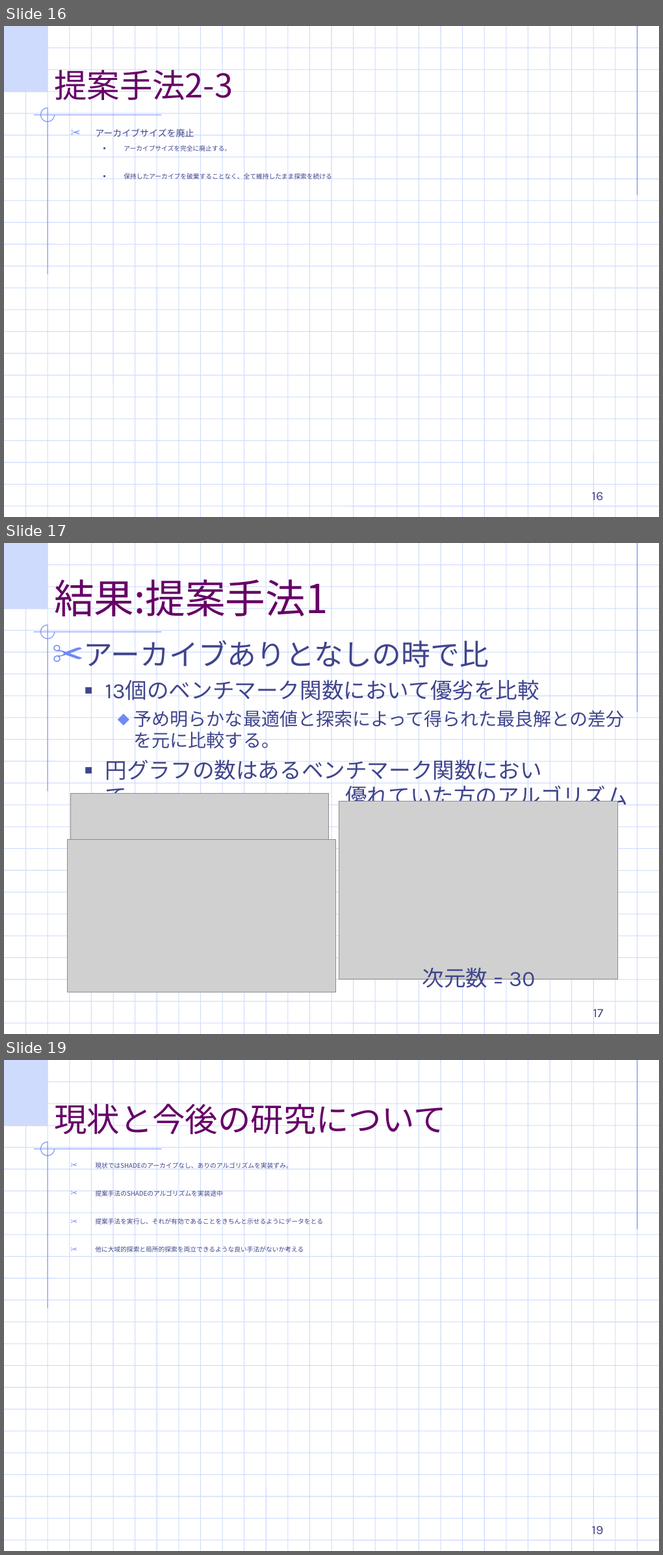
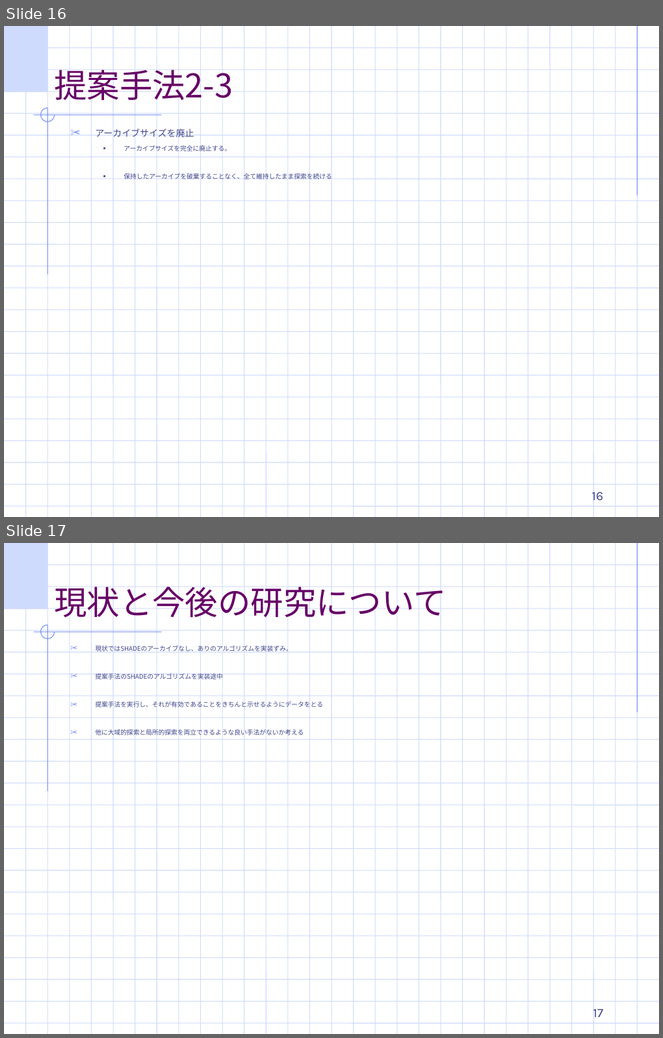
Before and after one commit to TakefumiYamamura/labolatry, a slide deck: 適応DE最終ゼミ発表.ppt. Shown one above the other, each under a label of ours: slides 16, 17 and 19 before the commit, slides 16 and 17 after it; the slides between them are not shown. The pictures are 663x1555 and 663x1038 pixels, drawn with LibreOffice and Linux fonts; fonts in the diff are those of the drawing; grey boxes stand for pictures; background and template pictures are left out. Boxes give left, top, right and bottom in pixels: in the first picture for what was removed or moved away, otherwise in the second. Text is boxed around its words. In the diff, an @@ line names an element or a change of style, - is before the commit and + after.

```diff
--- a/適応DE最終ゼミ発表.ppt
+++ b/適応DE最終ゼミ発表.ppt
@@ slide 17 removed at bbox=[4, 543, 659, 1034], background #FFFFFF; not listed: 56 template elements that a slide beside it also shows @@
@@ title removed at bbox=[54, 572, 328, 624] @@
-結果:提案手法1
@@ text removed at bbox=[83, 636, 628, 811] @@
-✂ アーカイブありとなしの時で比
-  ■ 13個のベンチマーク関数において優劣を比較
-    ⬥ 予め明らかな最適値と探索によって得られた最良解との差分を元に比較する。
-  ■ 円グラフの数はあるベンチマーク関数において 優れていた方のアルゴリズムの数
@@ picture removed at bbox=[71, 794, 329, 987] @@
@@ picture removed at bbox=[339, 802, 618, 979] @@
@@ picture removed at bbox=[68, 840, 336, 992] @@
@@ text removed at bbox=[423, 968, 535, 992] @@
-次元数 = 30
@@ page number removed at bbox=[594, 1006, 604, 1021] @@
-17
@@ what was slide 19 is now slide 17 @@
@@ page number at bbox=[594, 1006, 604, 1021]: text changed @@
-19
+17
```
Also in this commit, not shown: 1 other slide removed.
